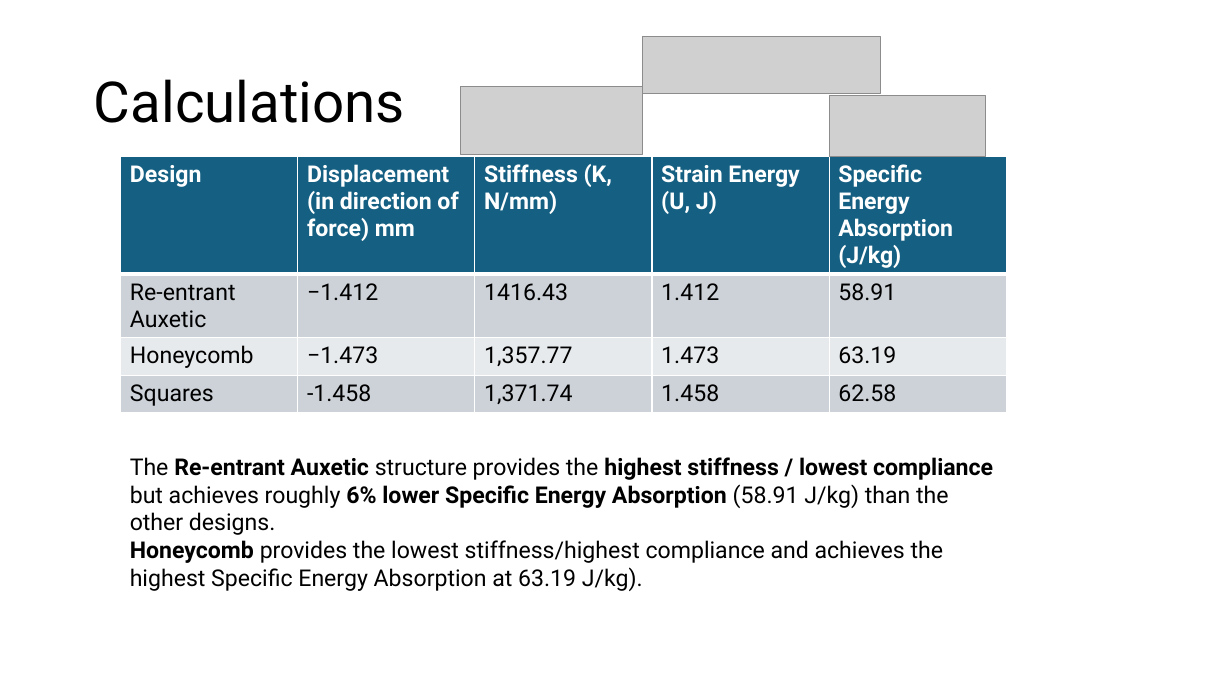
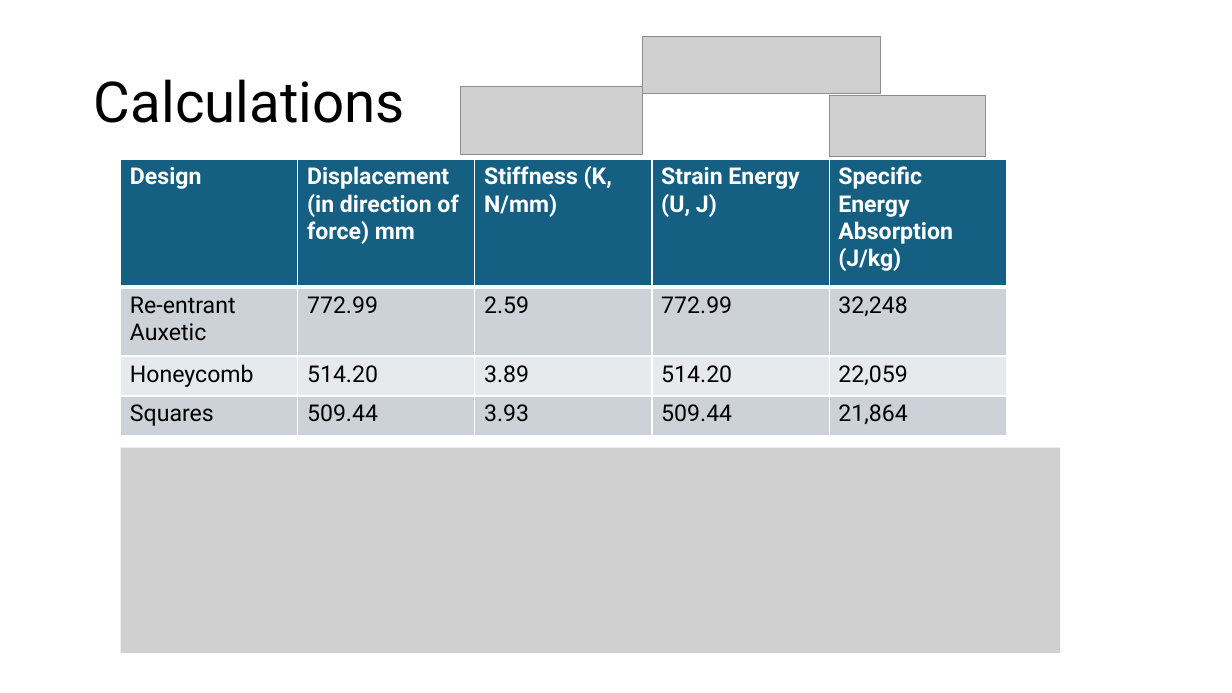
Before and after one commit to svijayan1-star/footwear-auxetic-midsole-fea, a slide deck: slide 8 of docs/Midsole analysis.pptx. Drawn at 1232x693 pixels with LibreOffice and Linux fonts; fonts in the diff are those of the drawing; grey boxes stand for pictures. Boxes give left, top, right and bottom in pixels: in the first picture for what was removed or moved away, otherwise in the second. Text is boxed around its words. In the diff, an @@ line names an element or a change of style, - is before the commit and + after.

Commit message:
docs: update presentation deck
Updated PowerPoint and summary presentation with finalized Y-axis load path metrics, revised stiffness calculations, and corrected energy absorption comparisons.

```diff
--- a/docs/Midsole analysis.pptx
+++ b/docs/Midsole analysis.pptx
@@ table at (x1=121, y1=159, x2=1008, y2=436) @@
-row 2: Re-entrant Auxetic | −1.412 | 1416.43 | 1.412 | 58.91
+row 2: Re-entrant Auxetic | 772.99 | 2.59 | 772.99 | 32,248
-row 3: Honeycomb | −1.473 | 1,357.77 | 1.473 | 63.19
+row 3: Honeycomb | 514.20 | 3.89 | 514.20 | 22,059
-row 4: Squares | -1.458 | 1,371.74 | 1.458 | 62.58
+row 4: Squares | 509.44 | 3.93 | 509.44 | 21,864
@@ picture added at (x1=121, y1=448, x2=1061, y2=653) @@
@@ text removed at (x1=130, y1=457, x2=993, y2=591) @@
-The Re-entrant Auxetic structure provides the highest stiffness / lowest compliance but achieves roughly 6% lower Specific Energy Absorption (58.91 J/kg) than the other designs.
-Honeycomb provides the lowest stiffness/highest compliance and achieves the highest Specific Energy Absorption at 63.19 J/kg).
```
Also in this commit, not shown: 3 other slides changed, 1 slide added, 1 slide removed, 1 other file.
